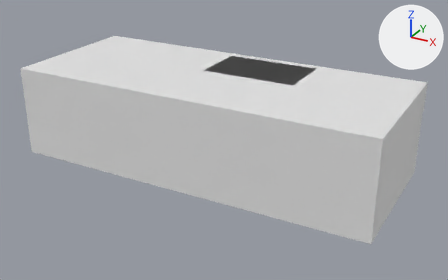
Renders of the Blender file Sidlåda/GriTech UF - Sidlåda.blend from each side of a commit.
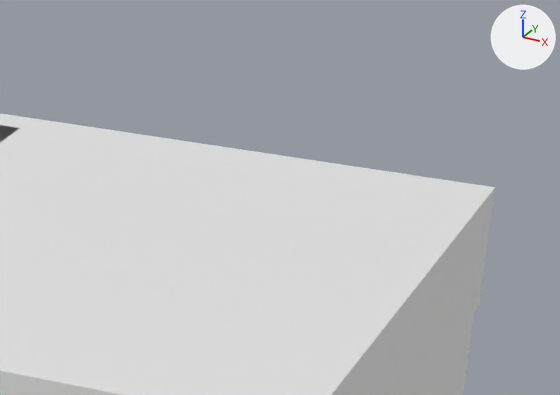
Each version is shown whole from a 50 mm lens placed at (101.9, -93.0, 60.2), pointed at (41.8, 16.3, 5.6), then close up on the part from 70% to 99% of the width and 14% to 47% of the height. Every picture has the same lights, and +X, +Y and +Z are marked at upper right.

In view in the first close-up: 'Sketch', 'Sketch.001'.
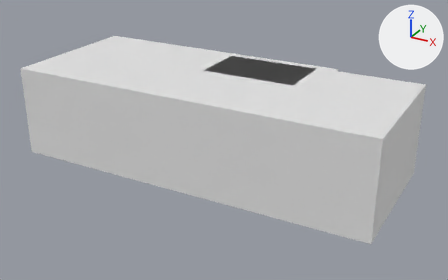
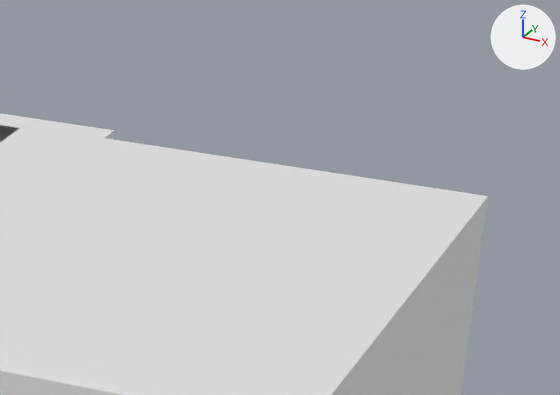
ob_cube_001 is not drawn itself; it is used by a modifier of ob_sketch.

Pixel boxes (x1, y1, x2, y2) of what changed, in the close-ups (560 x 395 px):
'Sketch.001', reshaped: before (0, 119, 458, 395); after (0, 122, 456, 395)
'Sketch', reshaped: before (0, 113, 495, 395); after (0, 113, 488, 395)

The change, as a diff of the scene's bpy script:
```diff
--- a/Sidlåda/GriTech UF - Sidlåda.blend.py
+++ b/Sidlåda/GriTech UF - Sidlåda.blend.py
@@ me_sketch_001 @@
 me_sketch_001.from_pydata(...)  # 4 vertices, 1 face; spans x -77.0..0.0, y -30.5..0.0, z 0.0
 # used by ob_sketch_001; location = (1.5, 1.5, 20.0); rotation_euler = (0.0, 0.0, 3.142), in degrees (0, 0, 180)
-me_sketch_001.vertices[2].co = (0.0, -30.5, 0.0)
-me_sketch_001.vertices[3].co = (-77.0, -30.5, 0.0)
+# me_sketch_001 part 1
+me_sketch_001.vertices[2].co = (0.0, -30.0, 0.0)
+me_sketch_001.vertices[3].co = (-77.0, -30.0, 0.0)
@@ ob_cube_001 @@
 ob_cube_001 = bpy.data.objects.new('Cube.001', me_cube_004)
-ob_cube_001.location = (70.5, 41.5, 4.0)
+ob_cube_001.location = (70.5, 41.0, 15.19)
 ob_cube_001.scale = (9.5, 9.5, 10.0)
```
